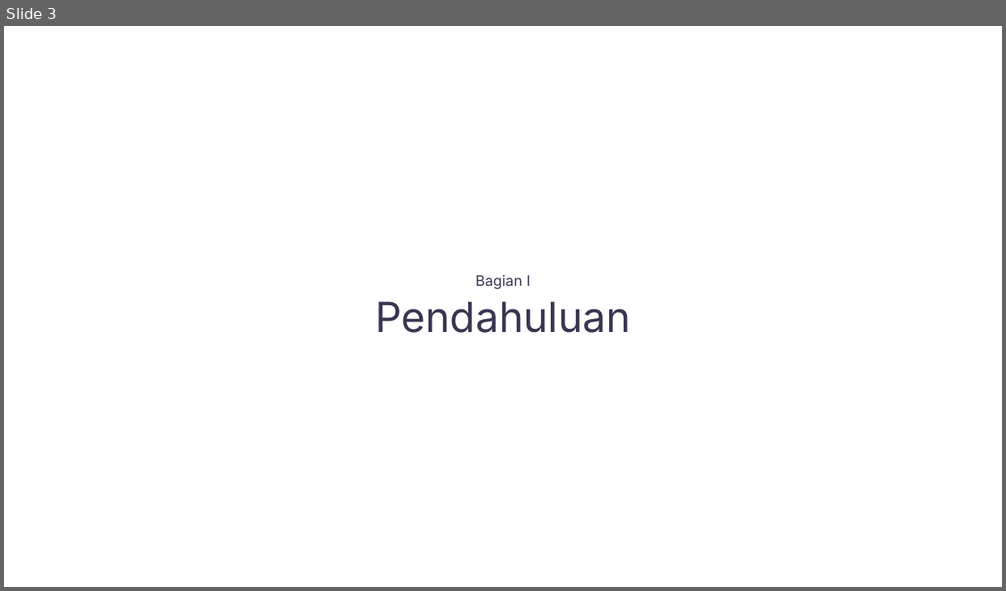
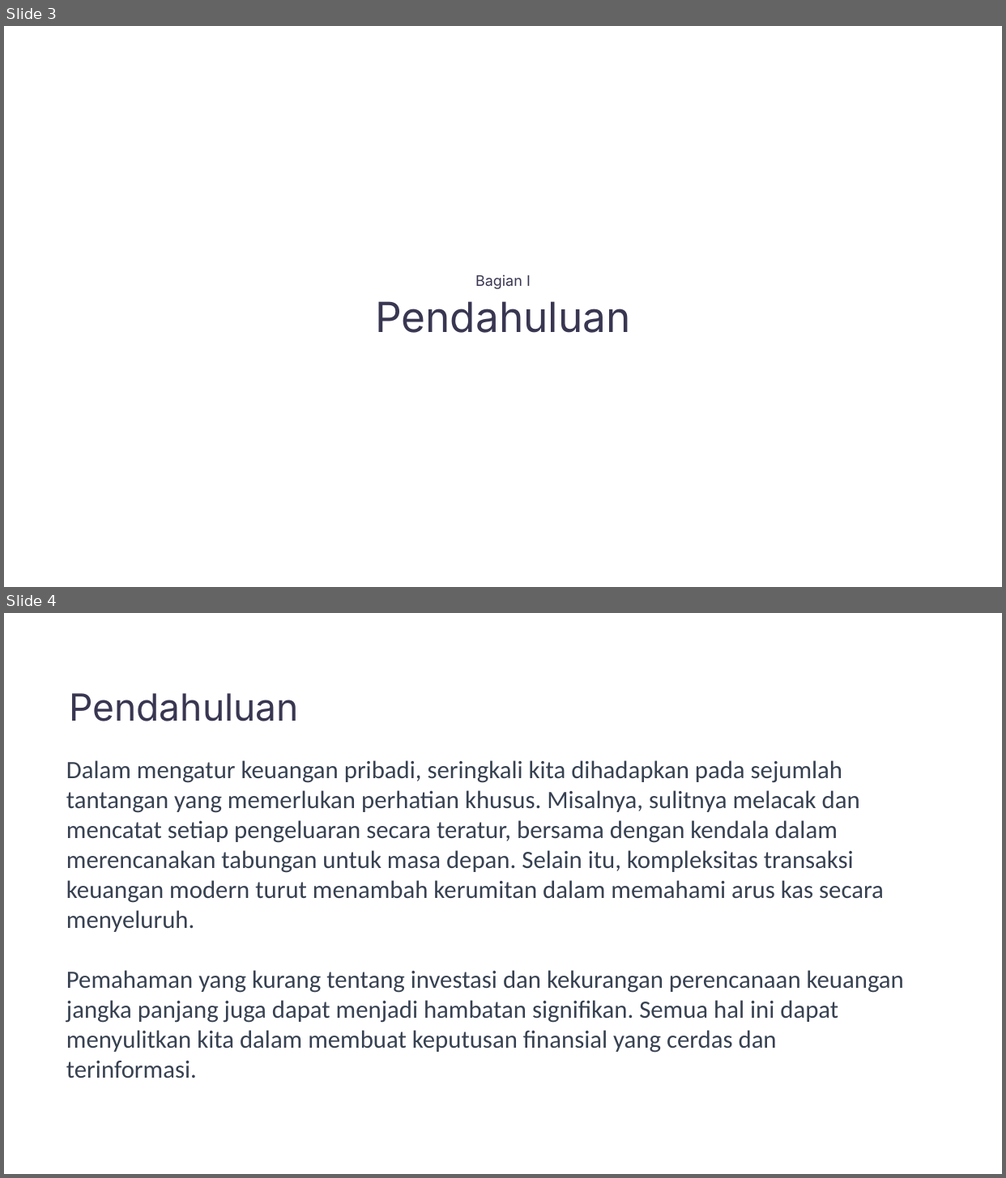
Before and after one commit to andrr64/KeuanganKu, a slide deck: assets/presentasi/presentasi.pptx. Shown one above the other, each under a label of ours: slide 3 before the commit, slides 3 and 4 after it. The pictures are 1006x591 and 1006x1178 pixels, drawn with LibreOffice and Linux fonts; fonts in the diff are those of the drawing. Boxes give left, top, right and bottom in pixels: in the first picture for what was removed or moved away, otherwise in the second. Text is boxed around its words. In the diff, an @@ line names an element or a change of style, - is before the commit and + after.

```diff
--- a/assets/presentasi/presentasi.pptx
+++ b/assets/presentasi/presentasi.pptx
@@ slide 4 added at [4, 613, 1002, 1174], background #FFFFFF @@
@@ text added at [69, 693, 299, 722], 36 pt, text #383651 @@
+Pendahuluan
@@ text added at [66, 760, 904, 1053], 24 pt, text #374151 @@
+Dalam mengatur keuangan pribadi, seringkali kita dihadapkan pada sejumlah tantangan yang memerlukan perhatian khusus. Misalnya, sulitnya melacak dan mencatat setiap pengeluaran secara teratur, bersama dengan kendala dalam merencanakan tabungan untuk masa depan. Selain itu, kompleksitas transaksi keuangan modern turut menambah kerumitan dalam memahami arus kas secara menyeluruh.
+Pemahaman yang kurang tentang investasi dan kekurangan perencanaan keuangan jangka panjang juga dapat menjadi hambatan signifikan. Semua hal ini dapat menyulitkan kita dalam membuat keputusan finansial yang cerdas dan terinformasi.
```
Also in this commit, not shown: 3 slides changed, 10 other slides added, 3 slides removed.
